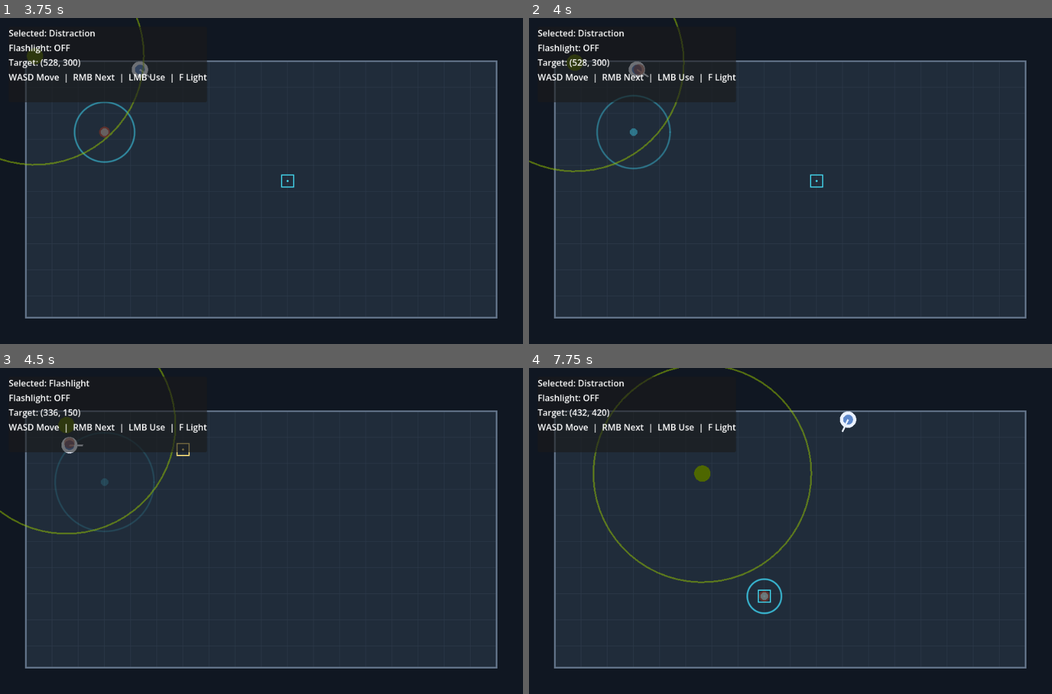
Above: before the commit, frames 1-4 (two rows, left to right).
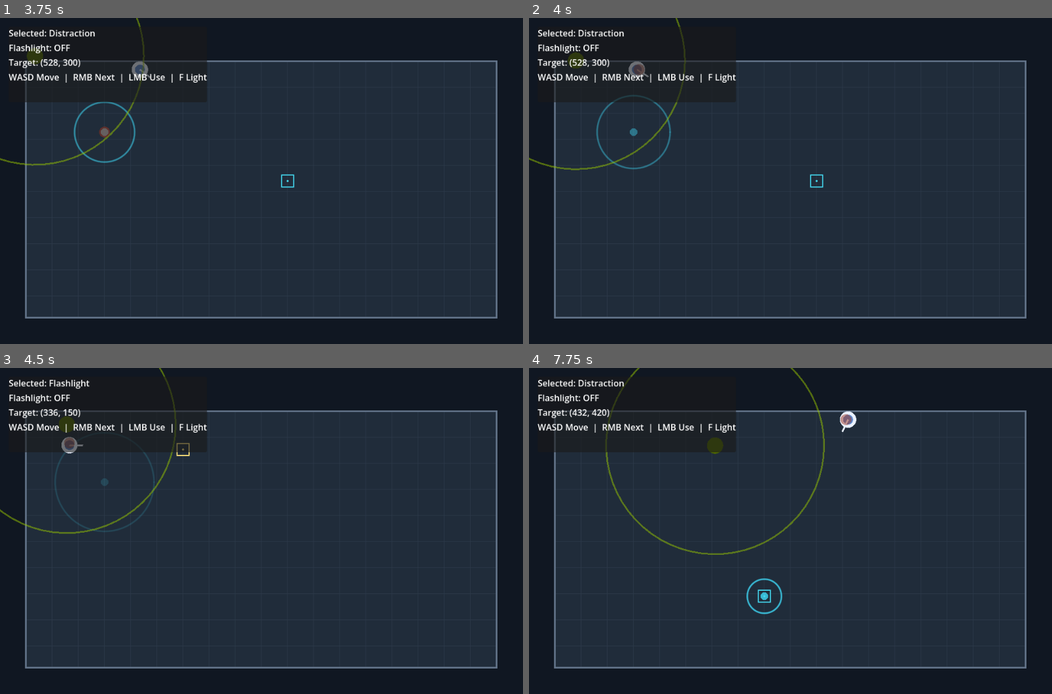
Above: after the commit, the same moments.

Repository: jablonskibrandan/GodotWild98
Game: Godot game, scene res://scenes/main_menu.tscn
Two runs of this game, one before a commit and one after it. Both use one fixed random seed, a clock stepped at 60 frames per second and the inputs below.
Inputs (mouse positions are in pixels of both pictures, inside the frame that each line leads up to):
- Up to frame 1 (3.75 s): click "START" at 0.5 s; tap Enter at 1.25 s; move the mouse to (235, 246) at 1.27 s; hold F (flashlight_toggle) 1.28-2.03 s; hold W (move_up) 1.28-2.78 s; move the mouse to (418, 229) at 2.02 s; right-click (418, 229) at 2.1 s; tap Space at 2.75 s; move the mouse to (104, 132) at 2.77 s; press the mouse at (104, 132) at 2.78 s; hold A (move_left) from 2.78 s (still down); move the mouse to (287, 181) at 3.52 s; release the mouse at (287, 181) at 3.53 s; tap F (flashlight_toggle) at 3.6 s
- Up to frame 2 (4 s): keep holding A (move_left)
- Up to frame 3 (4.5 s): move the mouse to (183, 449) at 4.27 s; release A (move_left) at 4.28 s; hold S (move_down) from 4.28 s (still down); hold Right mouse button (tool_next) from 4.28 s (still down)
- Up to frame 4 (7.75 s): move the mouse to (905, 514) at 5.02 s; release S (move_down) at 5.03 s; release Right mouse button (tool_next) at 5.03 s; hold D (move_right) 5.03-5.78 s; click (905, 514) at 5.1 s; move the mouse to (685, 547) at 5.77 s; hold W (move_up) 5.78-6.53 s; hold F (flashlight_toggle) 5.78-6.53 s; move the mouse to (842, 459) at 6.52 s; hold D (move_right) from 6.53 s (still down); right-click (842, 459) at 6.6 s; move the mouse to (764, 596) at 7.27 s; press the mouse at (764, 596) at 7.28 s

Frame 1 is identical in both runs. In frame 2, 0.4% of the frame differs, in the area x 0-31%, y 0-48%; in frame 3, 0.2%; in frame 4, 1.4%, in the area x 12-62%, y 0-72%.

Commit message:
monster target finder focus and alertness

Diff:
--- a/scripts/monsters/monster_target_finder.gd
+++ b/scripts/monsters/monster_target_finder.gd
@@ -3,14 +3,21 @@
 
 var player: Node2D
 
-const MAX_HEARING = 200.0
-
+# distance monster can see
 @export_range(0.0, 200.0, 1.0) var vision: float = 200.0
-@export_range(0.0, MAX_HEARING, 1.0) var hearing: float = 100.0
+# monster needs hearing higher than sound volume to notice it
+@export_range(0.0, 200.0, 1.0) var hearing: float = 80.0
+# seconds monster will remember hearing or seeing something
 @export_range(0.0, 30.0, 1.0) var memory: float = 5.0
+# percentage monster will focus on current target (extending memory) over other targets
+@export_range(0.1, 1.0, 0.01) var focus: float = .40 #keep within range, do not make 0
+# amount boost to stats (increasing priority) when sensing current target
+@export_range(0.0, 100.0, 1.0) var alertness: float = 50.0
 
 var target_infos: Dictionary[int, MonsterTargetInfo] = {}
 var chosen_target: int = 0
+# priority monster has to chase current target
+# correlated to distance for vision, and excess volume for hearing
 @export var chosen_priority:int = 0
 
 ###########################################################################
@@ -30,14 +37,19 @@
 func look_around():
 	if player != null:
 		var distance := global_position.distance_to(player.global_position)
-		if distance <= vision:
-			var priority := int((vision-distance))
+		var alert_vision := vision
+		if player.get_instance_id() == chosen_target:
+			alert_vision += alertness
+		if distance <= alert_vision:
+			var priority := int((alert_vision-distance))
 			notice(player, priority)
 
-# needs a method connected to a signal to call this whenever the player makes sound
 func hear(source_node: Node2D, volume: int):
-	if hearing >= volume:
-		var priority := int(hearing - volume)
+	var alert_hearing := hearing
+	if source_node.get_instance_id() == chosen_target:
+		alert_hearing += alertness
+	if alert_hearing > volume:
+		var priority := int(alert_hearing - volume)
 		notice(source_node, priority)
 
 func _draw() -> void:
@@ -57,8 +69,11 @@
 
 func remember_targets(delta: float):
 	for target in target_infos.keys():
-		var last_noticed := target_infos[target].pass_time(delta)
-		if (last_noticed > memory):
+		var focused_delta := delta
+		if target == chosen_target:
+			focused_delta *= (1 - (focus/2.0))
+		var last_noticed := target_infos[target].pass_time(focused_delta)
+		if last_noticed > memory:
 			forget_target(target)
 
 func find_new_target():
